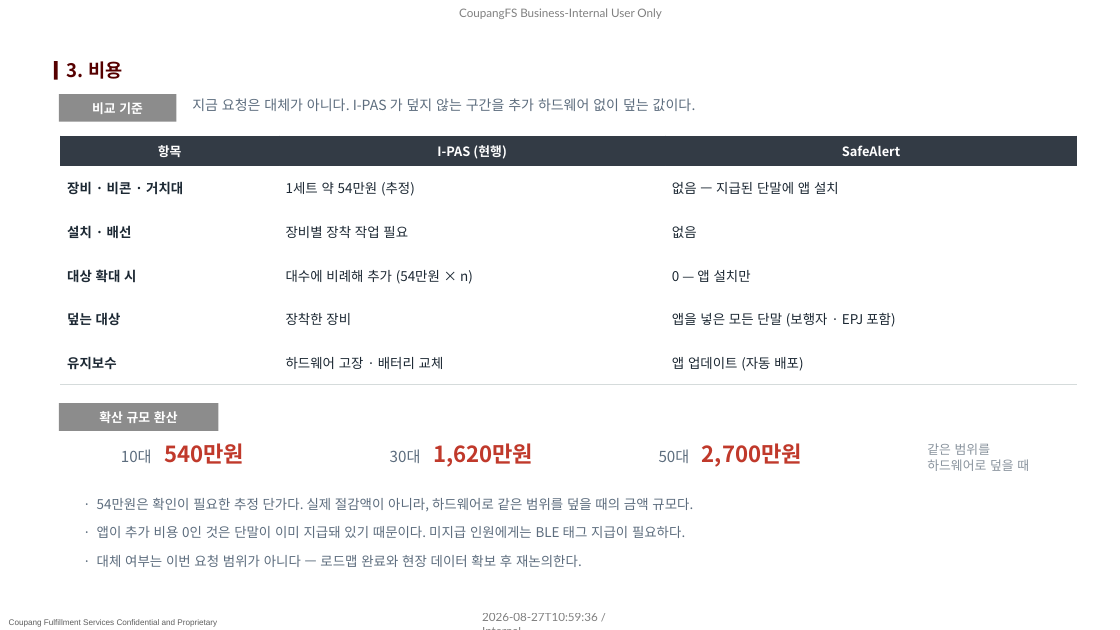
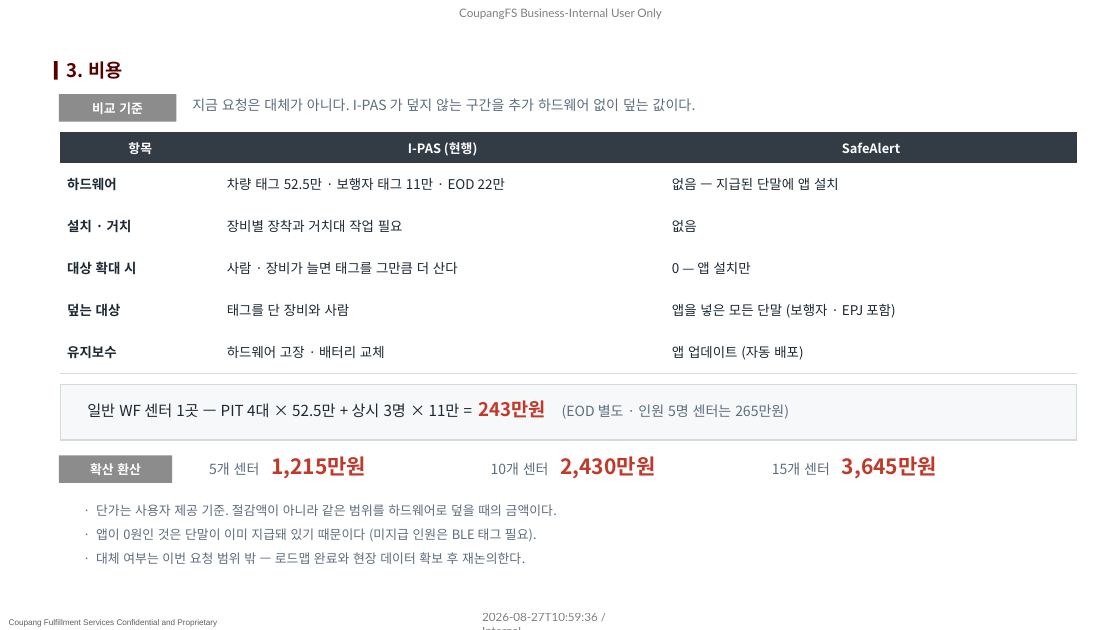
Before and after one commit to pslymzero-cyber/SafeAlert, a slide deck: slide 6 of docs/presentation/company_form/SafeAlert_보고_2026.08.pptx. Drawn at 1120x630 pixels with LibreOffice and Linux fonts; fonts in the diff are those of the drawing; background and template pictures are left out. Boxes give left, top, right and bottom in pixels: in the first picture for what was removed or moved away, otherwise in the second. Text is boxed around its words. In the diff, an @@ line names an element or a change of style, - is before the commit and + after.

```diff
--- a/docs/presentation/company_form/SafeAlert_보고_2026.08.pptx
+++ b/docs/presentation/company_form/SafeAlert_보고_2026.08.pptx
@@ table at <box>60,133,1077,373</box> @@
-row 2, column 1: 장비 · 비콘 · 거치대
+row 2, column 1: 하드웨어
-row 2, column 2: 1세트 약 54만원 (추정)
+row 2, column 2: 차량 태그 52.5만 · 보행자 태그 11만 · EOD 22만
-row 3, column 1: 설치 · 배선
+row 3, column 1: 설치 · 거치
-row 3, column 2: 장비별 장착 작업 필요
+row 3, column 2: 장비별 장착과 거치대 작업 필요
-row 4, column 2: 대수에 비례해 추가 (54만원 × n)
+row 4, column 2: 사람 · 장비가 늘면 태그를 그만큼 더 산다
-row 5, column 2: 장착한 장비
+row 5, column 2: 태그를 단 장비와 사람
@@ rectangle added at <box>60,385,1077,440</box>, fill #F7F8F9, outline #D5DBDB 1 pt @@
@@ text added at <box>87,400,789,419</box>, 13 pt, text #1C2833 @@
+일반 WF 센터 1곳 — PIT 4대 × 52.5만 + 상시 3명 × 11만 = 243만원 (EOD 별도 · 인원 5명 센터는 265만원)
@@ text removed at <box>121,443,244,464</box> @@
-10대 540만원
@@ text removed at <box>390,443,533,467</box> @@
-30대 1,620만원
@@ text removed at <box>659,443,802,467</box> @@
-50대 2,700만원
@@ text removed at <box>927,443,1029,471</box> @@
-같은 범위를
-하드웨어로 덮을 때
@@ rectangle "확산 환산": place and size @@
-rectangle "확산 환산" at <box>59,403,218,431</box>
+rectangle "확산 환산" at <box>59,455,172,483</box>
@@ text in rectangle at <box>90,463,141,475</box>: text changed @@
-확산 규모 환산
+확산 환산
@@ text added at <box>209,456,366,478</box>, 18 pt, text #C0392B, bold @@
+5개 센터 1,215만원
@@ text added at <box>491,456,655,478</box>, 18 pt, text #C0392B, bold @@
+10개 센터 2,430만원
@@ text added at <box>772,456,937,478</box>, 18 pt, text #C0392B, bold @@
+15개 센터 3,645만원
@@ text at <box>96,504,557,516</box>: text changed; size 11.5 to 11 pt @@
-· 54만원은 확인이 필요한 추정 단가다. 실제 절감액이 아니라, 하드웨어로 같은 범위를 덮을 때의 금액 규모다.
+· 단가는 사용자 제공 기준. 절감액이 아니라 같은 범위를 하드웨어로 덮을 때의 금액이다.
@@ text at <box>96,528,537,542</box>: text changed; size 11.5 to 11 pt @@
-· 앱이 추가 비용 0인 것은 단말이 이미 지급돼 있기 때문이다. 미지급 인원에게는 BLE 태그 지급이 필요하다.
+· 앱이 0원인 것은 단말이 이미 지급돼 있기 때문이다 (미지급 인원은 BLE 태그 필요).
@@ text at <box>96,552,525,564</box>: text changed; size 11.5 to 11 pt @@
-· 대체 여부는 이번 요청 범위가 아니다 — 로드맵 완료와 현장 데이터 확보 후 재논의한다.
+· 대체 여부는 이번 요청 범위 밖 — 로드맵 완료와 현장 데이터 확보 후 재논의한다.
```
Also in this commit, not shown: 1 other slide changed, 1 slide added, 2 other files.
